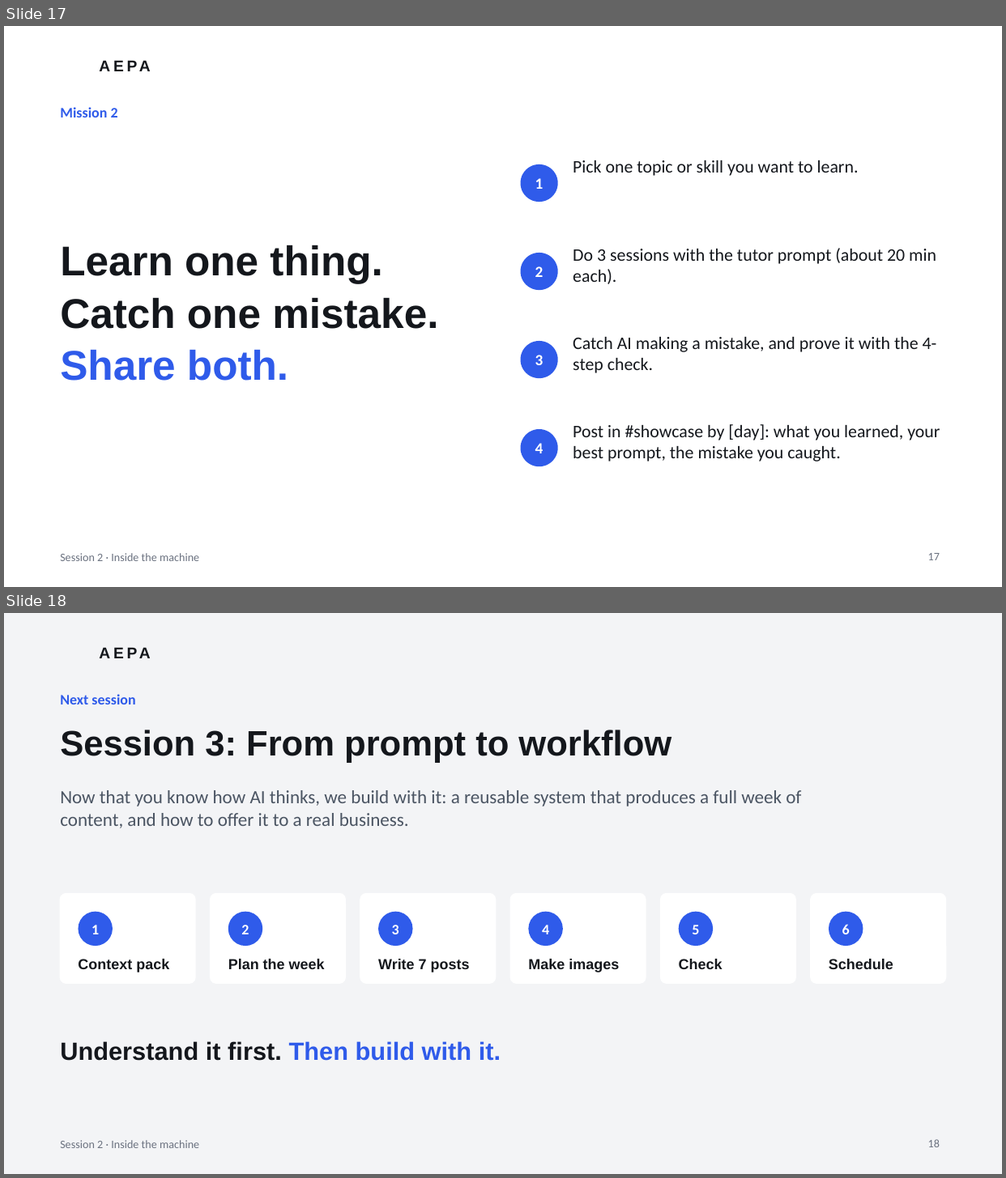
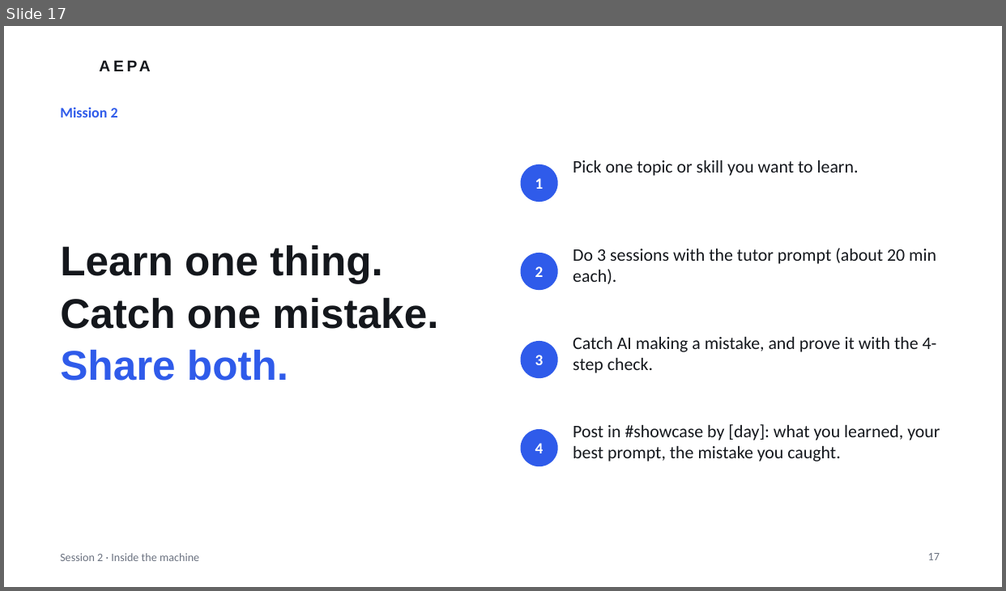
Before and after one commit to JTSG-cons/aepa-sessions, a slide deck: session-2/AEPA-Session-2.pptx. Shown one above the other, each under a label of ours: slides 17 and 18 before the commit, slide 17 after it. The pictures are 1006x1178 and 1006x591 pixels, drawn with LibreOffice and Linux fonts; fonts in the diff are those of the drawing; background and template pictures are left out. Boxes give left, top, right and bottom in pixels: in the first picture for what was removed or moved away, otherwise in the second. Text is boxed around its words. In the diff, an @@ line names an element or a change of style, - is before the commit and + after.

```diff
--- a/session-2/AEPA-Session-2.pptx
+++ b/session-2/AEPA-Session-2.pptx
@@ slide 18 removed at box(4, 613, 1002, 1174), background #F3F4F6; not listed: 2 template elements that a slide beside it also shows @@
@@ text removed at box(60, 694, 135, 705) @@
-Next session
@@ title removed at box(60, 730, 671, 763) @@
-Session 3: From prompt to workflow
@@ text removed at box(60, 790, 801, 828) @@
-Now that you know how AI thinks, we build with it: a reusable system that produces a full week of content, and how to offer it to a real business.
@@ rounded rectangle removed at box(60, 894, 196, 983) @@
@@ rounded rectangle removed at box(211, 894, 346, 983) @@
@@ rounded rectangle removed at box(360, 894, 496, 983) @@
@@ rounded rectangle removed at box(511, 894, 646, 983) @@
@@ rounded rectangle removed at box(661, 894, 796, 983) @@
@@ rounded rectangle removed at box(811, 894, 947, 983) @@
@@ ellipse removed at box(78, 912, 113, 946) @@
-1
@@ ellipse removed at box(228, 912, 263, 946) @@
-2
@@ ellipse removed at box(378, 912, 413, 946) @@
-3
@@ ellipse removed at box(529, 912, 563, 946) @@
-4
@@ ellipse removed at box(679, 912, 713, 946) @@
-5
@@ ellipse removed at box(829, 912, 863, 946) @@
-6
@@ text removed at box(78, 959, 169, 973) @@
-Context pack
@@ text removed at box(228, 959, 325, 969) @@
-Plan the week
@@ text removed at box(378, 959, 470, 973) @@
-Write 7 posts
@@ text removed at box(528, 959, 619, 973) @@
-Make images
@@ text removed at box(679, 959, 722, 969) @@
-Check
@@ text removed at box(829, 959, 893, 969) @@
-Schedule
@@ text removed at box(60, 1041, 501, 1061) @@
-Understand it first. Then build with it.
@@ page number removed at box(928, 1139, 940, 1148) @@
-18
```
Also in this commit, not shown: 1 slide added, 6 other files.
